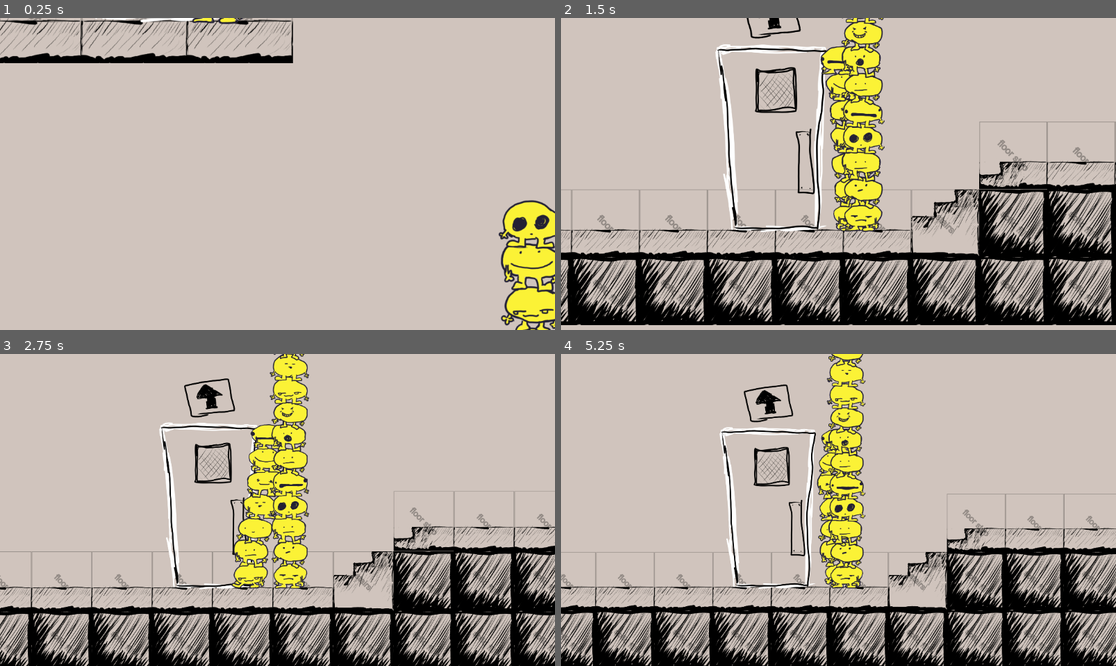
Above: before the commit, frames 1-4 (two rows, left to right).
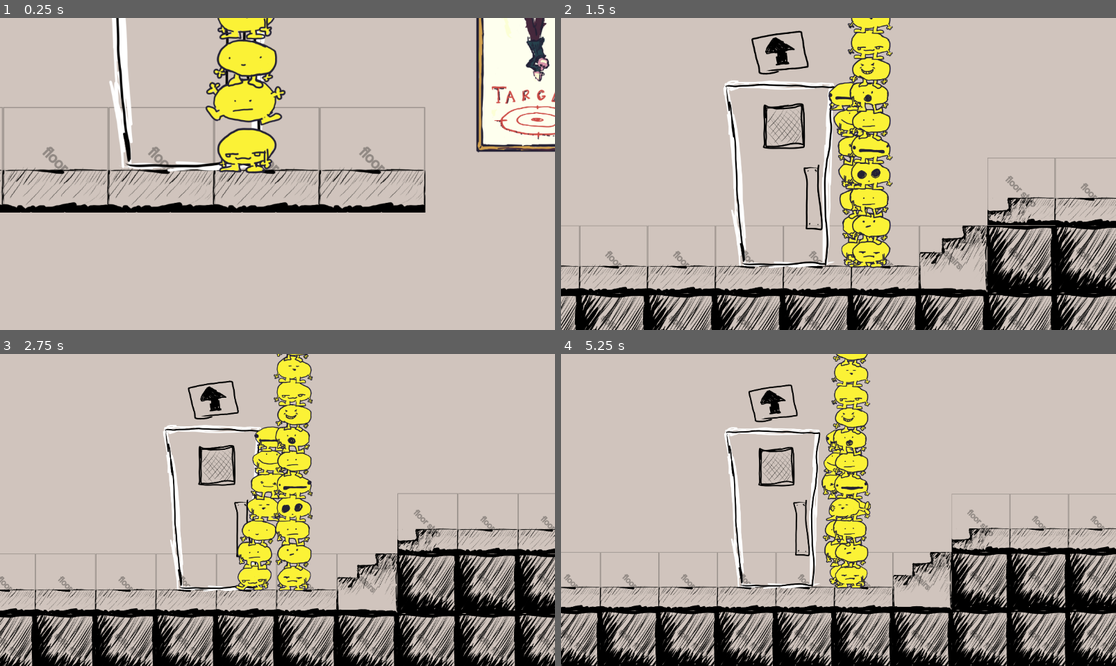
Above: after the commit, the same moments.

Repository: JCoMcL/gourt-game
Game: Godot game, scene res://level/office-level.tscn
The game is run twice, just before and just after one commit, with the same random seed, the same clock (stepped at 60 frames per second) and the same inputs.
Inputs (mouse positions are in pixels of both pictures, inside the frame that each line leads up to):
- Up to frame 1 (0.25 s): no input
- Up to frame 2 (1.5 s): move the mouse to (960, 158) at 0.52 s; hold Right (go right) 0.53-1.25 s; hold Up (enter door) 0.53-1.25 s; click (960, 158) at 0.67 s; drag from (727, 189) to (755, 49) at 1.27 s
- Up to frame 3 (2.75 s): move the mouse to (333, 441) at 2.02 s; hold Left (go left) from 2.03 s (still down); hold Mouse wheel down (move equipment down) from 2.03 s (still down)
- Up to frame 4 (5.25 s): release Left (go left) at 2.75 s; release Mouse wheel down (move equipment down) at 2.75 s; drag from (810, 572) to (672, 463) at 2.77 s; move the mouse to (1005, 556) at 3.52 s; hold Right (go right) 3.53-4.25 s; hold Right mouse button (probe) 3.53-4.25 s; drag from (672, 463) to (799, 506) at 4.27 s; move the mouse to (866, 510) at 5.02 s; hold Right (go right) from 5.03 s (still down); hold Up (enter door) from 5.03 s (still down); click (866, 510) at 5.17 s

The runs differ from the first frame. In frame 1, 22% of the frame differs, in the area x 0-100%, y 0-100%; in frame 2, 36%; in frame 3, 25%; in frame 4, 24%.

Commit message:
extend the ledge slightly for better target hitting and remove camara smoothing, which I forgot to do earler.

Diff:
--- a/level/office-level.tscn
+++ b/level/office-level.tscn
@@ -54,7 +54,7 @@
 
 [node name="TileMapLayer" type="TileMapLayer" parent="."]
 position = Vector2(96, 172)
-tile_map_data = PackedByteArray("AAAGAAAAAAABAAEAAAAHAAAAAAA …(1903 unchanged characters)… ACAAAAAAATAAIAAAACAAAAAAATAAAAAAABAAEAAAA=")
+tile_map_data = PackedByteArray("AAAGAAAAAAABAAEAAAAHAAAAAAA …(1903 unchanged characters)… ACAAAAAAATAAIAAAACAAAAAAATAAAAAAABAAEAAAD///n/AAABAAEAAAA=")
 tile_set = SubResource("TileSet_mdp56")
 
 [node name="Sunglasses" parent="TileMapLayer" instance=ExtResource("3_rh3h7")]
@@ -150,7 +150,6 @@
 foot_friend = NodePath("../Gourt0")
 
 [node name="Master" type="Camera2D" parent="." node_paths=PackedStringArray("player_character")]
-position_smoothing_enabled = true
 script = ExtResource("14_b2cyw")
 player_character = NodePath("../Gourt Stack/Gourt1")
 metadata/_custom_type_script = "uid://cdsy208jbfkdj"
